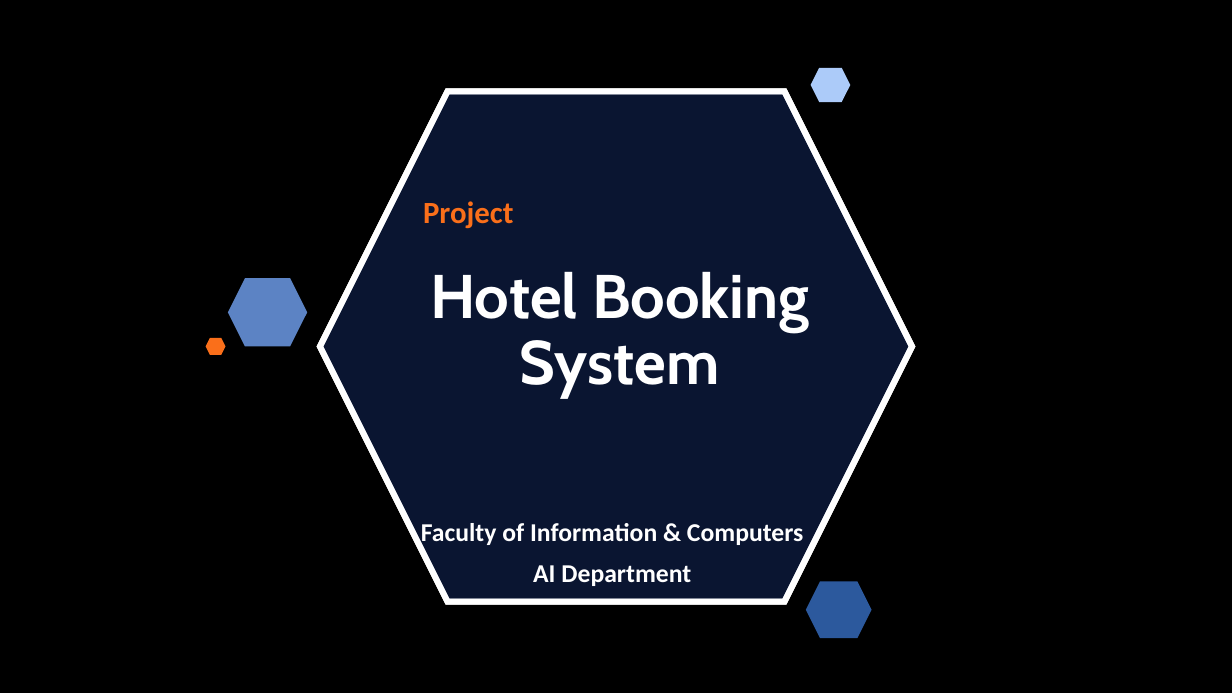
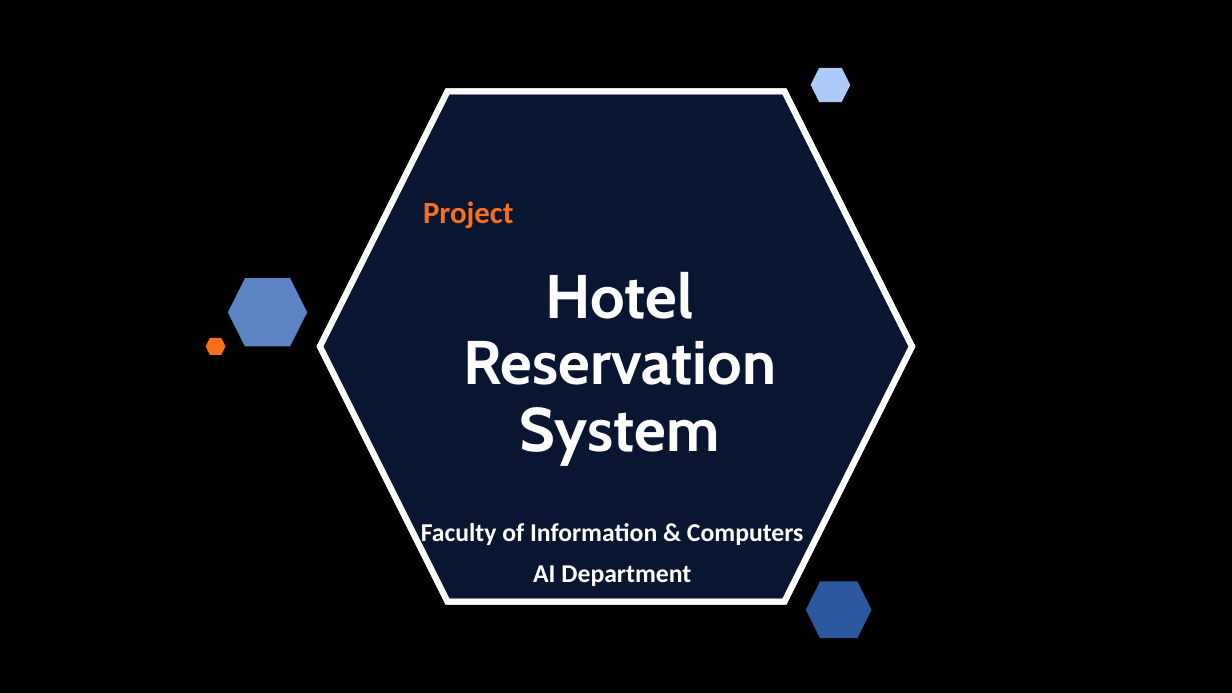
Before and after one commit to CyborkSpider/Hotel-Reservation, a slide deck: slide 1 of Hotel Reservation Presentation.pptx. Drawn at 1232x693 pixels with LibreOffice and Linux fonts; fonts in the diff are those of the drawing; background and template pictures are left out. Boxes give left, top, right and bottom in pixels: in the first picture for what was removed or moved away, otherwise in the second. Text is boxed around its words. In the diff, an @@ line names an element or a change of style, - is before the commit and + after.

```diff
--- a/Hotel Reservation Presentation.pptx
+++ b/Hotel Reservation Presentation.pptx
@@ title at (463,271,776,465): text changed @@
-Hotel Booking
-System
+Hotel Reservation
+System
```
Also in this commit, not shown: 6 other slides changed, 9 slides added, 6 slides removed, 1 other file.
